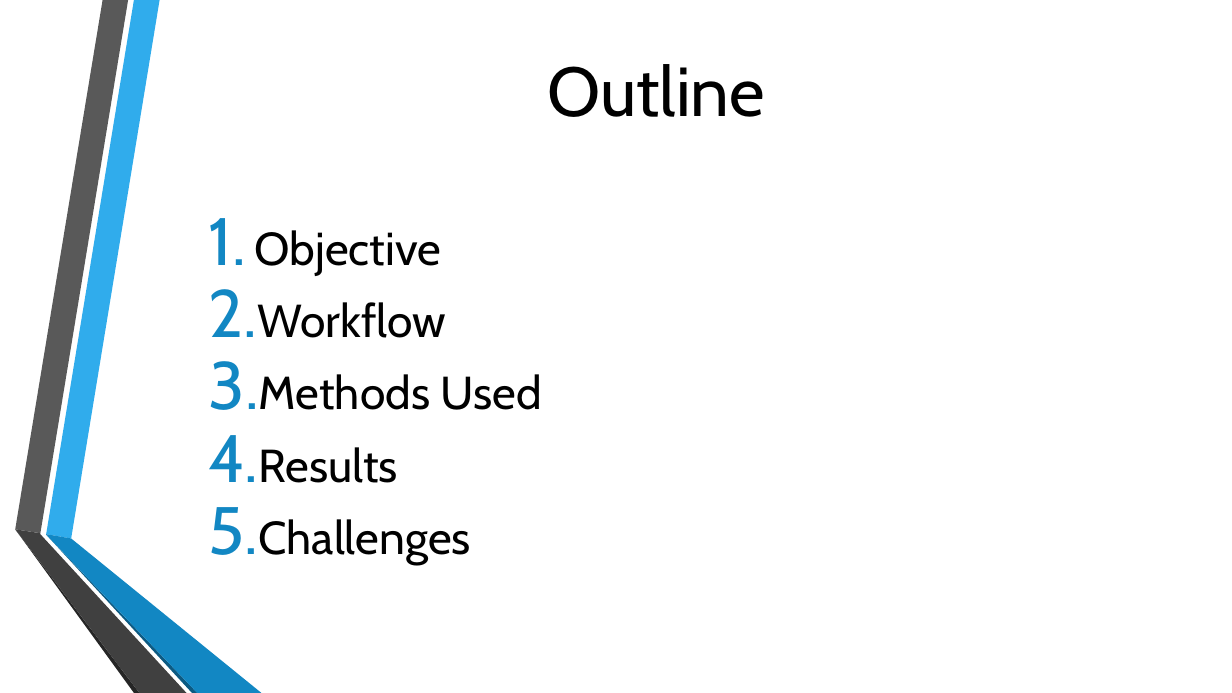
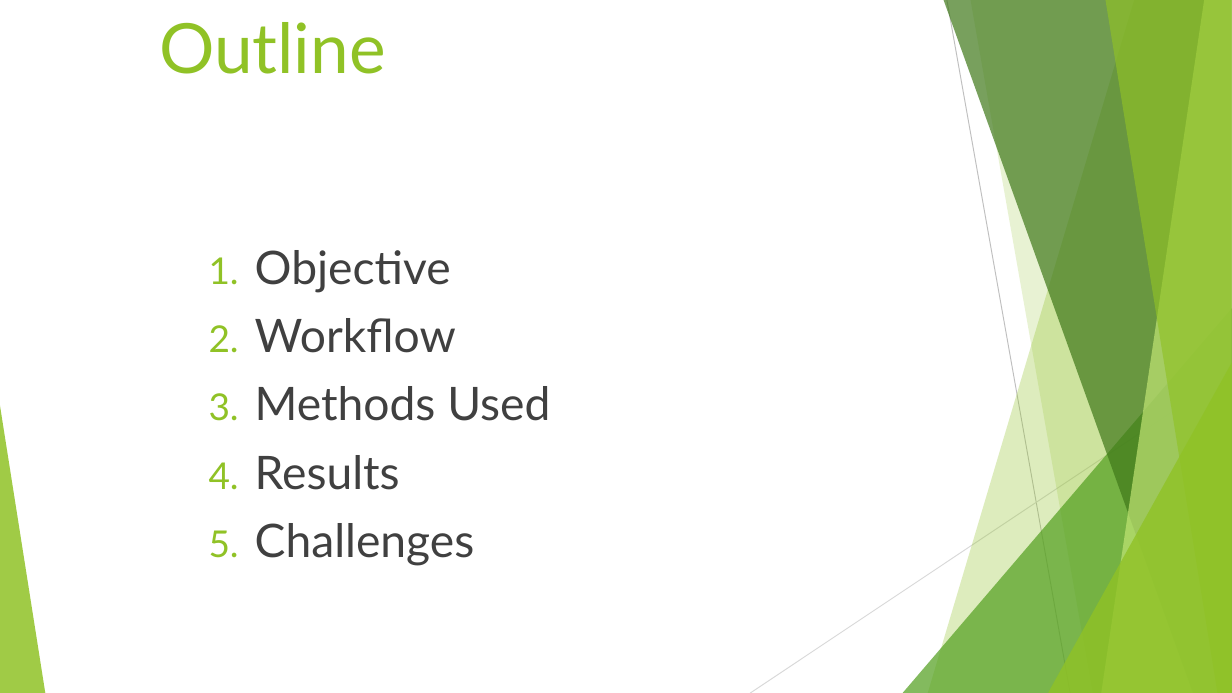
Before and after one commit to NB094/lighthouse-data-notes, a slide deck: slide 2 of Week_7/Day_4/Miniproject 4.pptx. Drawn at 1232x693 pixels with LibreOffice and Linux fonts; fonts in the diff are those of the drawing; background and template pictures are left out. Boxes give left, top, right and bottom in pixels: in the first picture for what was removed or moved away, otherwise in the second. Text is boxed around its words. In the diff, an @@ line names an element or a change of style, - is before the commit and + after.

```diff
--- a/Week_7/Day_4/Miniproject 4.pptx
+++ b/Week_7/Day_4/Miniproject 4.pptx
@@ title "Outline" at box(159, 22, 386, 74): font Cabin to Lato, text colour #000000 to #90C226; alignment centre to left; vertical alignment middle to top @@
@@ text "Objective" at box(255, 250, 550, 566): font Cabin to Lato, text colour #000000 to #404040; less space between paragraphs; bullet colour #1287C3 to #90C226; vertical alignment middle to top @@
@@ group added at box(0, 0, 1232, 693): 5 freeform shapes, 3 triangles, 2 lines @@
@@ group removed at box(15, 0, 262, 693): 6 freeform shapes @@
```
Also in this commit, not shown: 6 other slides changed, 2 slides added, 2 slides removed, 4 other files.
